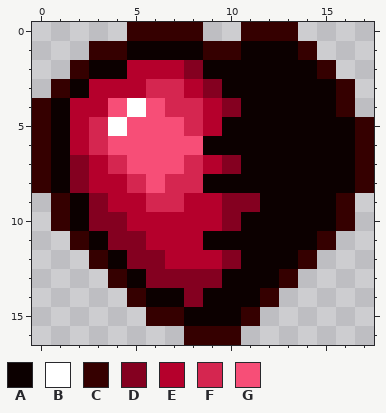
One commit to this pixel-art sprite: data/life/life2.png. Above is the file before it was changed.
The file is 32x32 pixels. The old version is drawn lined up with the new one, on the new canvas.
Palette (. is transparent): A #0c0000  B #ffffff  C #350000  D #840020  E #b5002c  F #d52650  G #f74e77
Pixels before, first column x 0:
 0 .....CCCC..CCC....
 1 ...CCAAAACCAAAC...
 2 ..CAAEEEDAAAAAAC..
 3 .CAEEEFFEDAAAAAAC.
 4 CAEEGBGFFEDAAAAAC.
 5 CAEFBGGGFEAAAAAAAC
 6 CAEFGGGGGAAAAAAAAC
 7 CADEFGGGFEDAAAAAAC
 8 CADEEFGFFAAAAAAAAC
 9 .CADEEFFEEDDAAAAC.
10 .CADDEEEEEDAAAAAC.
11 ..CADDEEEAAAAAAC..
12 ...CADDEEEDAAAC...
13 ....CADDDDAAAC....
14 .....CAADAAAC.....
15 ......CCAAAC......
16 ........CCC.......
New version:
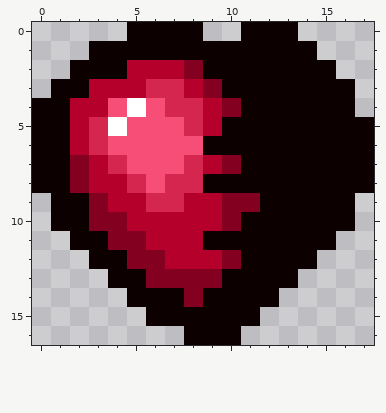
From old to new:
canvas 32x32 -> 18x17, the old top-left corner now at -7,-6 (the part of the old canvas that was cut away was empty and is not shown)
The author changed colour C to colour A in row 0 at x 5 to 8 and 11 to 13; in row 1 at x 3 to 4, 9 to 10 and 14; in row 2 at x 2 and 15; in row 3 at x 1 and 16; in row 4 at x 0 and 16; in rows 5 to 8 at x 0 and 17.
The author changed colour C to colour A in rows 9 to 10 at x 1 and 16; in row 11 at x 2 and 15; in row 12 at x 3 and 14; in row 13 at x 4 and 13; in row 14 at x 5 and 12; in row 15 at x 6 to 7 and 11.
The author changed colour C to colour A in row 16 at x 8 to 10.
Boxes around the changes in both pictures, in picture pixels (x1, y1, x2, y2):
changed: (32, 22, 374, 345)
